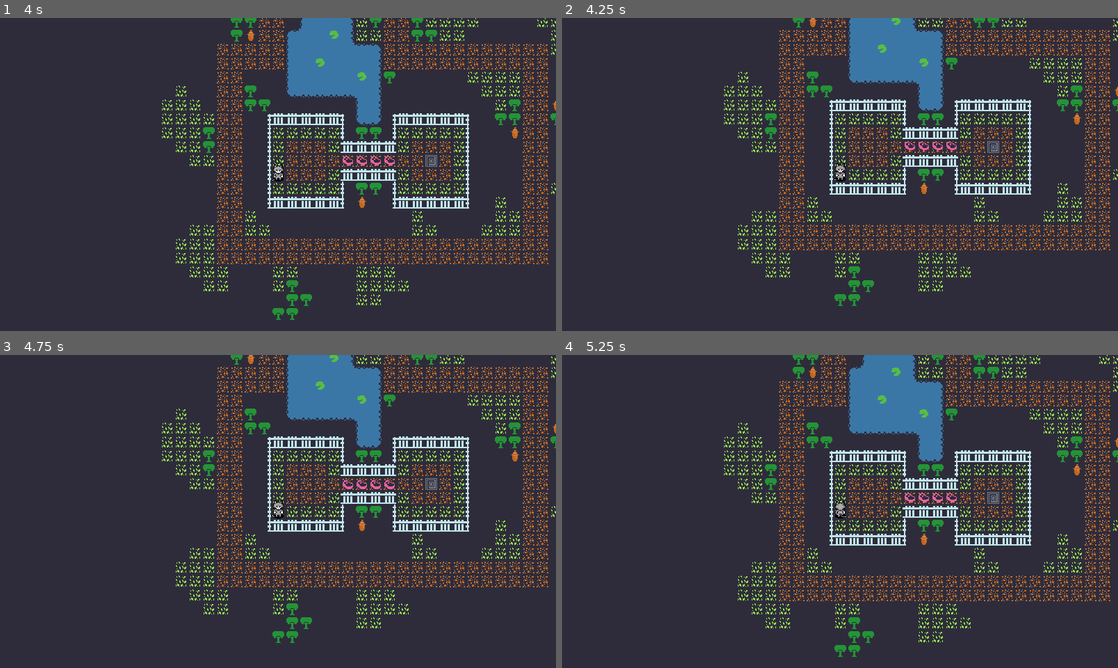
Above: before the commit, frames 1-4 (two rows, left to right).
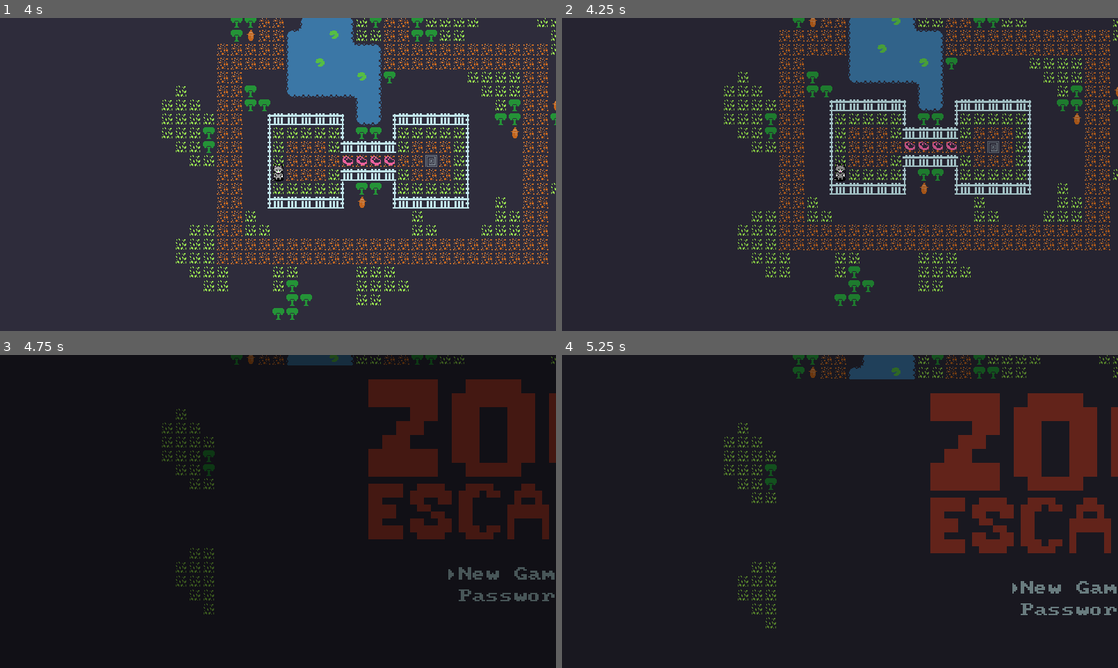
Above: after the commit, the same moments.

Repository: asperkraken/ZooEscape
Game: Godot game, scene res://Scenes/GameRoot.tscn
Same seed, same stepped clock (60 frames per second), same inputs: the game is played once before the commit and once after it.
Inputs (mouse positions are in pixels of both pictures, inside the frame that each line leads up to):
- Up to frame 1 (4 s): tap Enter (ui_accept) at 0.5, 0.77, 0.8, 1.07, 2, 2.3 s; move the mouse to (250, 237) at 0.52 s; hold Up (DigitalUp) 0.53-1.25 s; hold Z (ActionButton) 0.53-1.25 s; click (250, 237) at 0.67 s; drag from (444, 221) to (316, 187) at 1.27 s; move the mouse to (111, 127) at 2.02 s; hold Left (DigitalLeft) 2.03-2.75 s; hold Z (ActionButton) 2.03-2.75 s; drag from (305, 174) to (433, 187) at 2.77 s; move the mouse to (194, 96) at 3.52 s; hold Down (DigitalDown) from 3.53 s (still down); hold Enter (ui_accept) from 3.53 s (still down); tap U at 3.6 s
- Up to frame 2 (4.25 s): keep holding Down (DigitalDown); keep holding Enter (ui_accept); tap Escape (ui_cancel) at 4.15 s
- Up to frame 3 (4.75 s): release Down (DigitalDown) at 4.25 s; release Enter (ui_accept) at 4.25 s; drag from (400, 495) to (194, 433) at 4.27 s
- Up to frame 4 (5.25 s): move the mouse to (728, 527) at 5.02 s; hold Up (DigitalUp) from 5.03 s (still down); hold Enter (ui_accept) from 5.03 s (still down); tap Tab at 5.1 s; click (728, 527) at 5.17 s

Frame 1 is identical in both runs. In frame 2, 11% of the frame differs, in the area x 29-100%, y 0-88%; in frame 3, 100%; in frame 4, 100%, in the area x 0-100%, y 0-100%.

Commit message:
rename files and add more controlls

Diff:
--- a/zoo-escape/GlobalScripts/scenes.gd
+++ b/zoo-escape/GlobalScripts/scenes.gd
@@ -5,7 +5,7 @@
 
 # Panther Escape Scenes
 @onready var ZETitle := "res://Scenes/ZETitle.tscn"
-@onready var ZEPassword := "res://Scenes/ze_password.tscn"
+@onready var ZEPassword := "res://Scenes/ZEPassword.tscn"
 @onready var ZEDebug := "res://Scenes/ZEDebug.tscn"
 @onready var ZEDebug2 := "res://Scenes/ZEDebug2.tscn"
 @onready var ZETutorial1 := "res://Scenes/Levels/ZETutorial1.tscn"
--- a/zoo-escape/Scenes/ze_password.tscn
+++ b/zoo-escape/Scenes/ZEPassword.tscn
@@ -1,15 +1,15 @@
 [gd_scene load_steps=7 format=3 uid="uid://10h8qxtfap0i"]
 
-[ext_resource type="FontFile" uid="uid://d1u2twwcxxbjc" path="res://Fonts/pcsenior.ttf" id="1_hgeig"]
-[ext_resource type="Script" uid="uid://c3nmxcx4saft2" path="res://Scenes/ze_password.gd" id="1_ldg2u"]
-[ext_resource type="Texture2D" uid="uid://peiaj3fth0w5" path="res://Assets/selector.png" id="3_ocycl"]
+[ext_resource type="Script" uid="uid://c3nmxcx4saft2" path="res://Scripts/ZEPassword.gd" id="1_ld0he"]
+[ext_resource type="FontFile" uid="uid://d1u2twwcxxbjc" path="res://Fonts/pcsenior.ttf" id="2_7y0wk"]
+[ext_resource type="Texture2D" uid="uid://peiaj3fth0w5" path="res://Assets/selector.png" id="3_rjc3s"]
 
 [sub_resource type="AtlasTexture" id="AtlasTexture_57t5j"]
-atlas = ExtResource("3_ocycl")
+atlas = ExtResource("3_rjc3s")
 region = Rect2(0, 0, 8, 16)
 
 [sub_resource type="AtlasTexture" id="AtlasTexture_jfvms"]
-atlas = ExtResource("3_ocycl")
+atlas = ExtResource("3_rjc3s")
 region = Rect2(8, 0, 8, 16)
 
 [sub_resource type="SpriteFrames" id="SpriteFrames_7qm3v"]
@@ -27,7 +27,7 @@
 }]
 
 [node name="ZEPassword" type="Node2D"]
-script = ExtResource("1_ldg2u")
+script = ExtResource("1_ld0he")
 
 [node name="VBoxContainer" type="VBoxContainer" parent="."]
 anchors_preset = 8
--- a/zoo-escape/Scenes/ze_password.gd
+++ b/zoo-escape/Scripts/ZEPassword.gd
@@ -24,6 +24,9 @@
 	code.text = "----"
 
 func _input(_event: InputEvent) -> void:
+	if Input.is_action_just_pressed("ui_cancel"):
+		SceneManager.GoToNewSceneString(self, Scenes.ZETitle)
+
 	if Input.is_action_just_pressed("ActionButton"):
 		if selector.position == PosClear:
 			code.text = "----"
--- a/zoo-escape/Scripts/ZETitle.gd
+++ b/zoo-escape/Scripts/ZETitle.gd
@@ -17,13 +17,13 @@
 
 	# TODO: Tell player that the "ActionButton" is <Z>, etc.
 	# NOTE: Had to re-add the "ui_accept" action to allow keyboard use, as <Enter> and <Space> do not work with "ActionButton"
-	if event.is_action_pressed("ActionButton") || event.is_action_pressed("ui_accept"):
+	if event.is_action_pressed("ActionButton"):
 		if selector.position == newGamePos:
 			SceneManager.GoToNewSceneString(self, Scenes.ZETutorial1)
 		elif selector.position == passwordPos:
 			SceneManager.GoToNewSceneString(self, Scenes.ZEPassword)
 
-	if Input.is_action_just_pressed("ui_down") || Input.is_action_just_pressed("ui_up"):
+	if Input.is_action_just_pressed("DigitalDown") || Input.is_action_just_pressed("DigitalUp"):
 		swapSelectorPos()
 
 
--- a/zoo-escape/project.godot
+++ b/zoo-escape/project.godot
@@ -39,12 +39,14 @@
 "deadzone": 0.5,
 "events": [Object(InputEventKey,"resource_local_to_scene":false,"resource_name":"","device":-1,"window_id":0,"alt_press …(192 unchanged characters)…
 , Object(InputEventJoypadButton,"resource_local_to_scene":false,"resource_name":"","device":-1,"button_index":0,"pressure":0.0,"pressed":false,"script":null)
+, Object(InputEventKey,"resource_local_to_scene":false,"resource_name":"","device":-1,"window_id":0,"alt_pressed":false,"shift_pressed":false,"ctrl_pressed":false,"meta_pressed":false,"pressed":false,"keycode":0,"physical_keycode":4194309,"key_label":0,"unicode":0,"location":0,"echo":false,"script":null)
 ]
 }
 CancelButton={
 "deadzone": 0.5,
 "events": [Object(InputEventKey,"resource_local_to_scene":false,"resource_name":"","device":-1,"window_id":0,"alt_press …(192 unchanged characters)…
 , Object(InputEventJoypadButton,"resource_local_to_scene":false,"resource_name":"","device":-1,"button_index":1,"pressure":0.0,"pressed":false,"script":null)
+, Object(InputEventKey,"resource_local_to_scene":false,"resource_name":"","device":-1,"window_id":0,"alt_pressed":false,"shift_pressed":false,"ctrl_pressed":false,"meta_pressed":false,"pressed":false,"keycode":0,"physical_keycode":4194308,"key_label":0,"unicode":0,"location":0,"echo":false,"script":null)
 ]
 }
 RightBumper={
@@ -57,24 +59,28 @@
 "deadzone": 0.5,
 "events": [Object(InputEventKey,"resource_local_to_scene":false,"resource_name":"","device":-1,"window_id":0,"alt_press …(195 unchanged characters)…
 , Object(InputEventJoypadButton,"resource_local_to_scene":false,"resource_name":"","device":-1,"button_index":11,"pressure":0.0,"pressed":true,"script":null)
+, Object(InputEventKey,"resource_local_to_scene":false,"resource_name":"","device":-1,"window_id":0,"alt_pressed":false,"shift_pressed":false,"ctrl_pressed":false,"meta_pressed":false,"pressed":false,"keycode":0,"physical_keycode":87,"key_label":0,"unicode":119,"location":0,"echo":false,"script":null)
 ]
 }
 DigitalRight={
 "deadzone": 0.5,
 "events": [Object(InputEventKey,"resource_local_to_scene":false,"resource_name":"","device":-1,"window_id":0,"alt_press …(195 unchanged characters)…
 , Object(InputEventJoypadButton,"resource_local_to_scene":false,"resource_name":"","device":-1,"button_index":14,"pressure":0.0,"pressed":true,"script":null)
+, Object(InputEventKey,"resource_local_to_scene":false,"resource_name":"","device":-1,"window_id":0,"alt_pressed":false,"shift_pressed":false,"ctrl_pressed":false,"meta_pressed":false,"pressed":false,"keycode":0,"physical_keycode":68,"key_label":0,"unicode":100,"location":0,"echo":false,"script":null)
 ]
 }
 DigitalDown={
 "deadzone": 0.5,
 "events": [Object(InputEventKey,"resource_local_to_scene":false,"resource_name":"","device":-1,"window_id":0,"alt_press …(195 unchanged characters)…
 , Object(InputEventJoypadButton,"resource_local_to_scene":false,"resource_name":"","device":-1,"button_index":12,"pressure":0.0,"pressed":true,"script":null)
+, Object(InputEventKey,"resource_local_to_scene":false,"resource_name":"","device":-1,"window_id":0,"alt_pressed":false,"shift_pressed":false,"ctrl_pressed":false,"meta_pressed":false,"pressed":false,"keycode":0,"physical_keycode":83,"key_label":0,"unicode":115,"location":0,"echo":false,"script":null)
 ]
 }
 DigitalLeft={
 "deadzone": 0.5,
 "events": [Object(InputEventKey,"resource_local_to_scene":false,"resource_name":"","device":-1,"window_id":0,"alt_press …(195 unchanged characters)…
 , Object(InputEventJoypadButton,"resource_local_to_scene":false,"resource_name":"","device":-1,"button_index":13,"pressure":0.0,"pressed":true,"script":null)
+, Object(InputEventKey,"resource_local_to_scene":false,"resource_name":"","device":-1,"window_id":0,"alt_pressed":false,"shift_pressed":false,"ctrl_pressed":false,"meta_pressed":false,"pressed":false,"keycode":0,"physical_keycode":65,"key_label":0,"unicode":97,"location":0,"echo":false,"script":null)
 ]
 }
 
Not shown: 6 places in zoo-escape/Scenes/ZEPassword.tscn that only renumber resources
Renamed: zoo-escape/Scenes/ze_password.gd.uid -> zoo-escape/Scripts/ZEPassword.gd.uid
